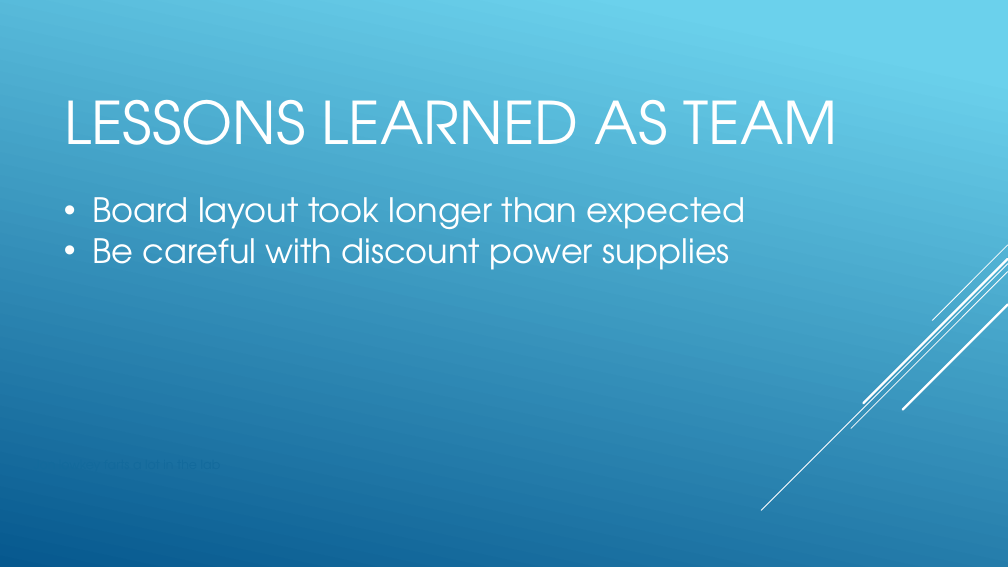
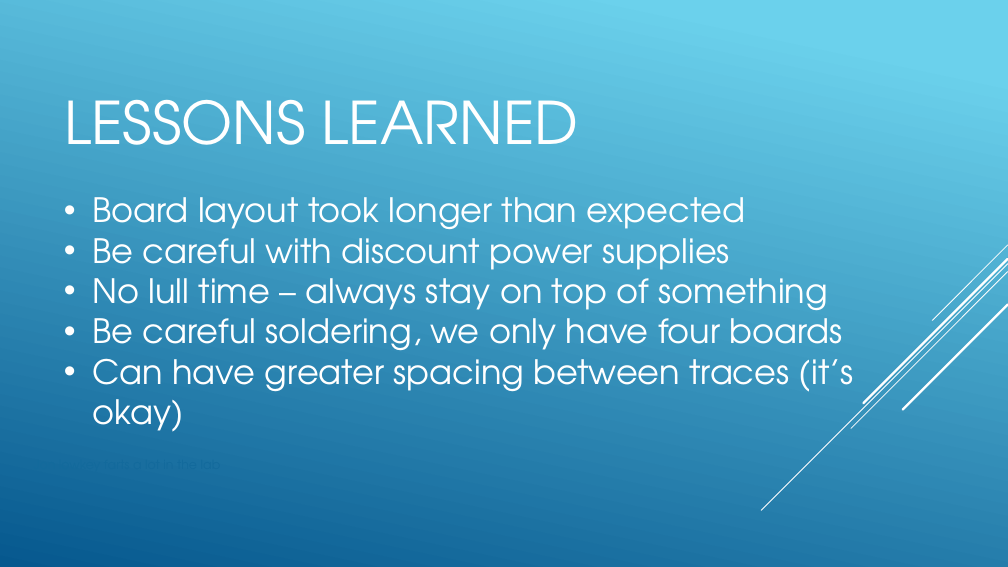
Before and after one commit to jp32/ece411-pdx, a slide deck: slide 14 of documents/presentation.pptx (slide 15 before the commit). Drawn at 1008x567 pixels with LibreOffice and Linux fonts; fonts in the diff are those of the drawing. Boxes give left, top, right and bottom in pixels: in the first picture for what was removed or moved away, otherwise in the second. Text is boxed around its words. In the diff, an @@ line names an element or a change of style, - is before the commit and + after.

```diff
--- a/documents/presentation.pptx
+++ b/documents/presentation.pptx
@@ title at [64, 100, 579, 145]: text changed @@
-LESSONS LEARNED AS TEAM
+LESSONS LEARNED
@@ text at [92, 268, 853, 432]: paragraphs added @@
+• No lull time – always stay on top of something
+• Be careful soldering, we only have four boards
+• Can have greater spacing between traces (it’s okay)
```
Also in this commit, not shown: 6 other slides changed, 2 other files.
